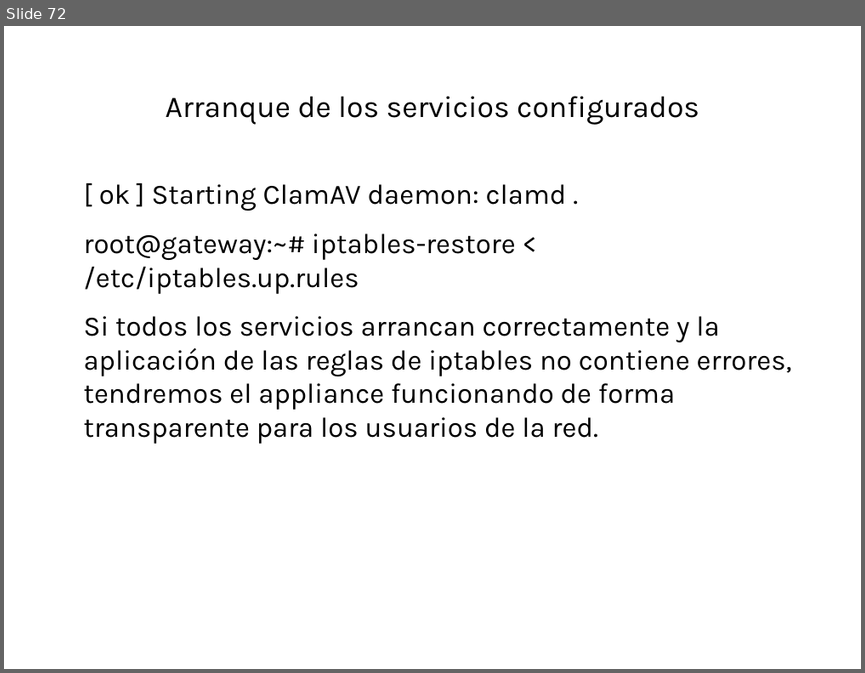
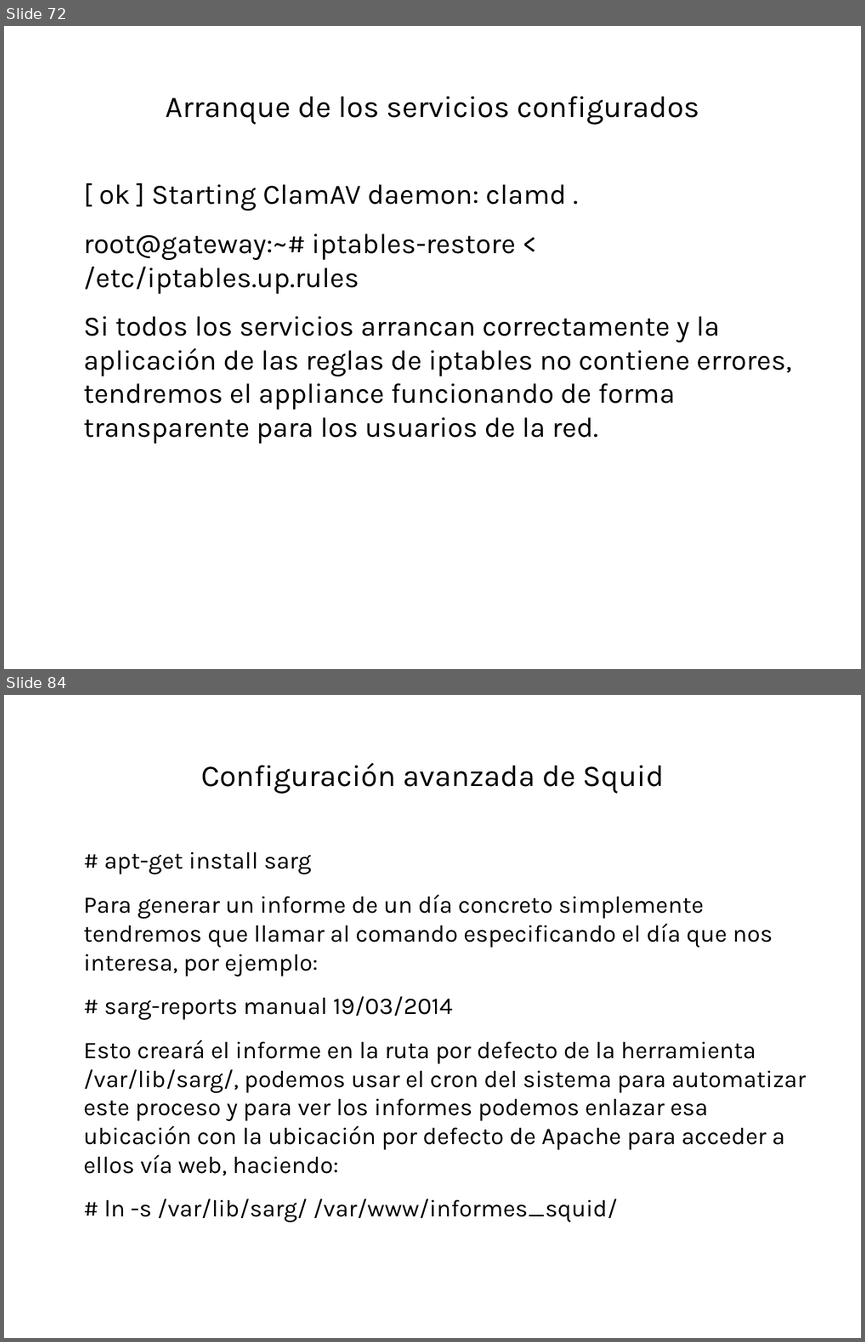
Before and after one commit to robertord/Ecoraee, a slide deck: Presentaciones/PresentacionApliance.odp. Shown one above the other, each under a label of ours: slide 72 before the commit, slides 72 and 84 after it; the slides between them are not shown. The pictures are 865x673 and 865x1342 pixels, drawn with LibreOffice and Linux fonts; fonts in the diff are those of the drawing; background and template pictures are left out. Boxes give left, top, right and bottom in pixels: in the first picture for what was removed or moved away, otherwise in the second. Text is boxed around its words. In the diff, an @@ line names an element or a change of style, - is before the commit and + after.

```diff
--- a/Presentaciones/PresentacionApliance.odp
+++ b/Presentaciones/PresentacionApliance.odp
@@ slide 84 added at bbox=[4, 695, 861, 1338], background #FFFFFF @@
@@ title added at bbox=[201, 763, 664, 794], 28 pt, text #000000 @@
+Configuración avanzada de Squid
@@ text added at bbox=[84, 851, 806, 1222], 22.1 pt, text #000000 @@
+# apt-get install sarg
+Para generar un informe de un día concreto simplemente tendremos que llamar al comando especificando el día que nos interesa, por ejemplo:
+# sarg-reports manual 19/03/2014
+Esto creará el informe en la ruta por defecto de la herramienta /var/lib/sarg/, podemos usar el cron del sistema para automatizar este proceso y para ver los informes podemos enlazar esa ubicación con la ubicación por defecto de Apache para acceder a ellos vía web, haciendo:
+# ln -s /var/lib/sarg/ /var/www/informes_squid/
```
Also in this commit, not shown: 38 other slides added, 1 slide removed, 1 other file.
